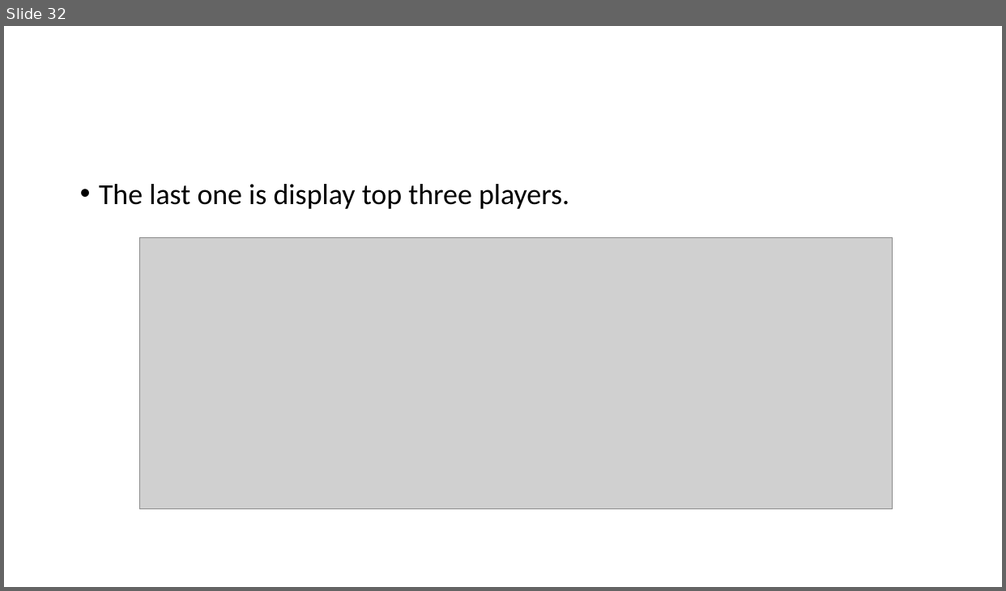
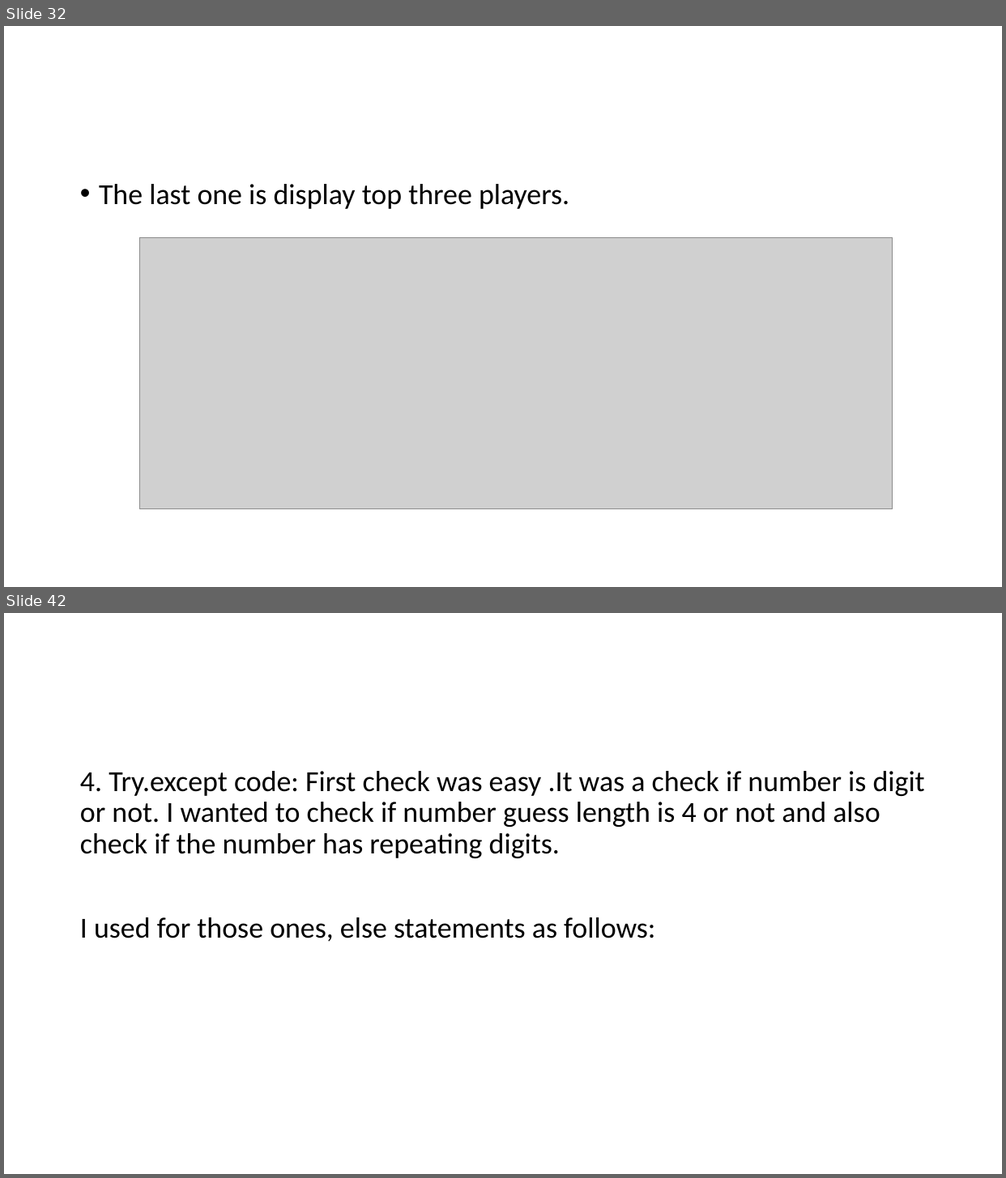
Before and after one commit to serteri/Guess_number, a slide deck: Slide/Terminal App_slide.pptx. Shown one above the other, each under a label of ours: slide 32 before the commit, slides 32 and 42 after it; the slides between them are not shown. The pictures are 1006x591 and 1006x1178 pixels, drawn with LibreOffice and Linux fonts; fonts in the diff are those of the drawing; grey boxes stand for pictures. Boxes give left, top, right and bottom in pixels: in the first picture for what was removed or moved away, otherwise in the second. Text is boxed around its words. In the diff, an @@ line names an element or a change of style, - is before the commit and + after.

```diff
--- a/Slide/Terminal App_slide.pptx
+++ b/Slide/Terminal App_slide.pptx
@@ slide 42 added at [4,613,1002,1174], background #FFFFFF @@
@@ text added at [80,771,925,942], 28 pt, text #000000 @@
+4. Try.except code: First check was easy .It was a check if number is digit or not. I wanted to check if number guess length is 4 or not and also check if the number has repeating digits.
+I used for those ones, else statements as follows:
```
Also in this commit, not shown: 12 other slides added, 16 other files.
